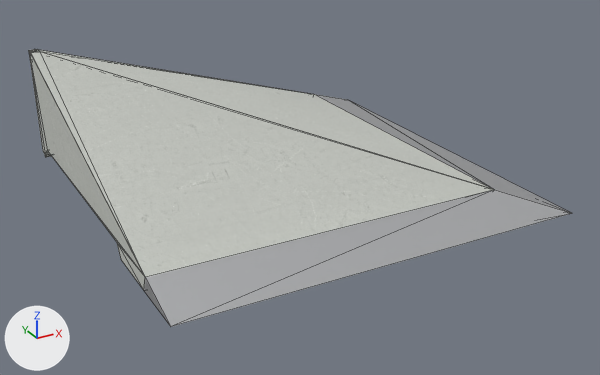
One commit to the glTF model public/katalog/modelle/hip-60l.gltf: the scene before it, then after it.
The view is the same before and after, from a 50 mm lens placed at (-1.83, -3.48, 1.68), pointed at (0.01, -0.14, 0.01). Lighting does not change. The marker at lower left points along +X, +Y and +Z. The older version comes first. Mesh edges are drawn as thin lines. Vertices at exactly the same position are counted once.

Names of what the first picture shows: 'SK0636_HIP-60L.001'.
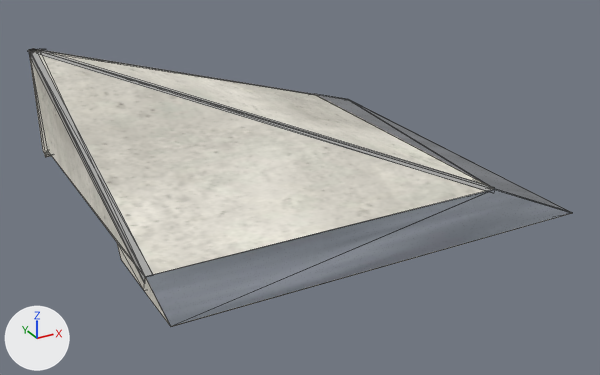
What differs and where, as boxes (x1, y1, x2, y2) in the pictures (600 x 375 px):
'SK0636_HIP-60L.001', reshaped
    before: (29, 49, 572, 327)
    after: (28, 48, 573, 327)
part 1 of me_sk0636_hip_60l_001, built on
    before: (31, 49, 572, 327)
    after: (29, 48, 573, 327)
part 2 of me_sk0636_hip_60l_001, recoloured
    before: (29, 49, 494, 277)
    after: (30, 50, 485, 275)

Diff of the bpy script that builds the scene:
```diff
--- a/public/katalog/modelle/hip-60l.gltf.py
+++ b/public/katalog/modelle/hip-60l.gltf.py
@@ img_hip_60l_farbe @@
+img_hip_60l_farbe = load_image('hip-60l_farbe', 'texturen/hip-60l_farbe.jpg', 2048, 2048, 'sRGB')
@@ img_hip_60l_normal @@
+img_hip_60l_normal = load_image('hip-60l_normal', 'texturen/hip-60l_normal.jpg', 2048, 2048, 'Non-Color')
@@ mat_beton_web_061 @@
+mat_beton_web_061 = bpy.data.materials.new('Beton_web.061')
+# uses the picture img_hip_60l_farbe
+# uses the picture img_hip_60l_normal
@@ mat_kantenwinkel_web_036 @@
+mat_kantenwinkel_web_036 = bpy.data.materials.new('Kantenwinkel_web.036')
+# uses the picture img_hip_60l_farbe
+# uses the picture img_hip_60l_normal
@@ mat_stahl_web_049 @@
+mat_stahl_web_049 = bpy.data.materials.new('Stahl_web.049')
+# uses the picture img_hip_60l_farbe
+# uses the picture img_hip_60l_normal
@@ me_sk0636_hip_60l_001 @@
 # used by ob_sk0636_hip_60l_001; location = (0.0, 0.0, 0.0)
-me_sk0636_hip_60l_001.from_pydata(...)  # 49 vertices, 115 faces; spans x -1.0..1.0, y -1.0..1.0, z 0.0..0.58
-me_sk0636_hip_60l_001.materials.append(mat_stahl)  # white #e1e2e5
+me_sk0636_hip_60l_001.from_pydata(...)  # 141 vertices, 268 faces; spans x -1.01..1.0, y -1.0..1.02, z 0.0..0.58
+# me_sk0636_hip_60l_001 part 1
+# 54 faces are deleted
+# 79 vertices are added at x -1.0..1.0, y -1.0..1.02, z 0.0..0.58
+# 165 new faces join them, mat_beton_web_061
+# 12 new faces join them, mat_stahl_web_049
+# 18 new faces join them, mat_kantenwinkel_web_036
+# me_sk0636_hip_60l_001 part 2: 58 faces spanning x -1.0..0.74, y -0.74..1.0, z 0.0..0.58 switch from mat_beton to mat_beton_web_061
+# other edits to the shape of me_sk0636_hip_60l_001 do not show in these pictures
+me_sk0636_hip_60l_001.materials.append(mat_stahl_web_049)
+me_sk0636_hip_60l_001.materials.append(mat_kantenwinkel_web_036)
```
